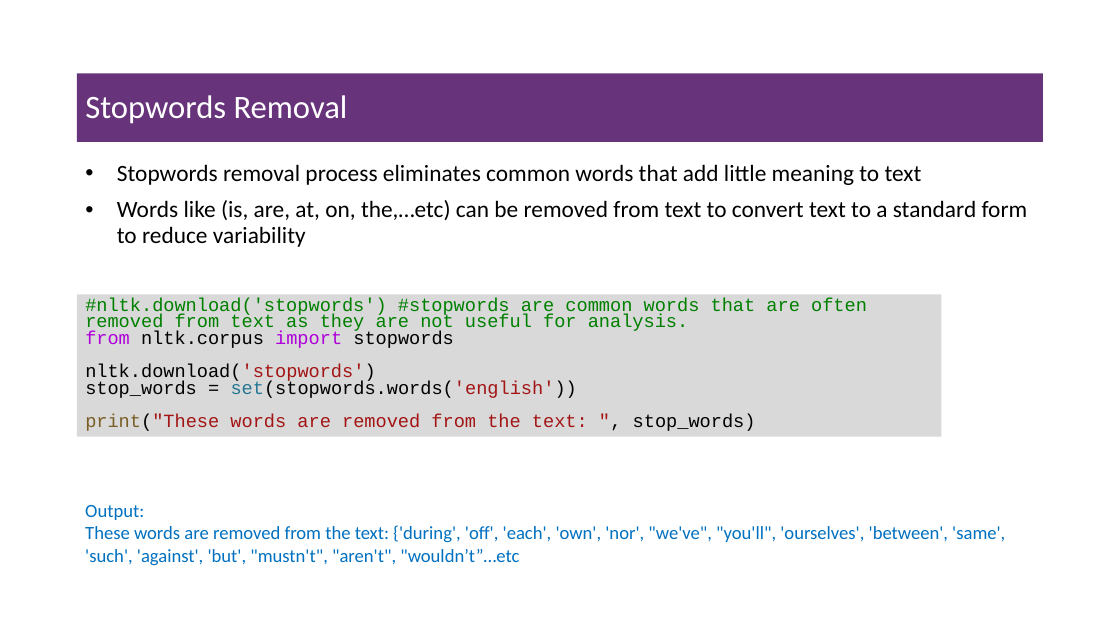
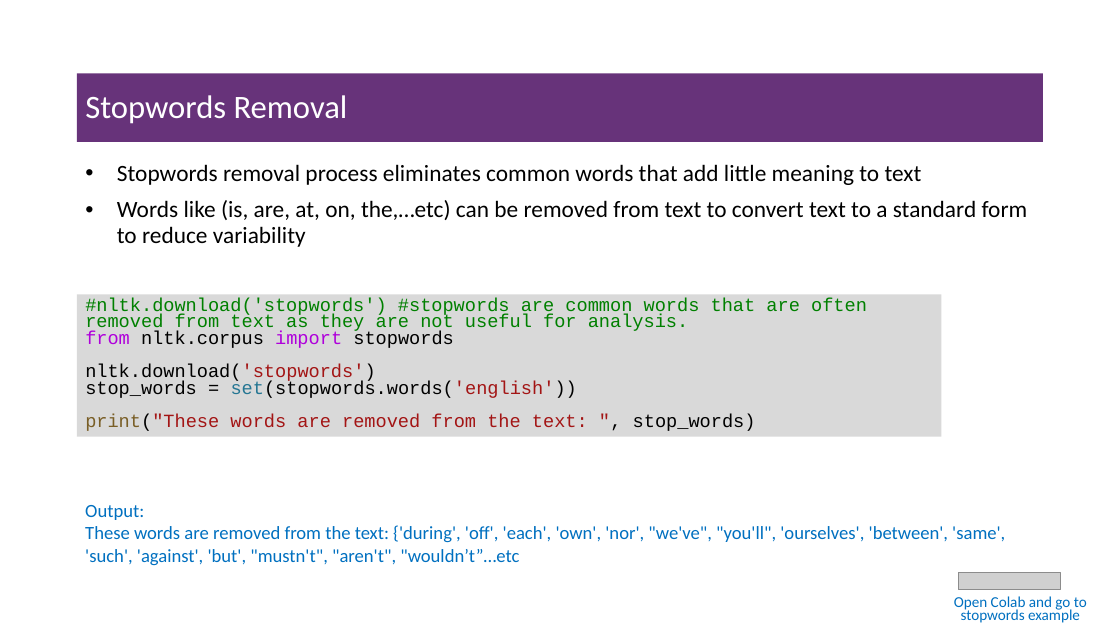
Before and after one commit to msfasha/307307-BI-Methods, a slide deck: slide 13 of 20242-NLP-LLM/lecture notes/Part 1 - Introduction to NLP/1.1-introduction to NLP.pptx. Drawn at 1120x630 pixels with LibreOffice and Linux fonts; fonts in the diff are those of the drawing; grey boxes stand for pictures; background and template pictures are left out. Boxes give left, top, right and bottom in pixels: in the first picture for what was removed or moved away, otherwise in the second. Text is boxed around its words. In the diff, an @@ line names an element or a change of style, - is before the commit and + after.

```diff
--- a/20242-NLP-LLM/lecture notes/Part 1 - Introduction to NLP/1.1-introduction to NLP.pptx
+++ b/20242-NLP-LLM/lecture notes/Part 1 - Introduction to NLP/1.1-introduction to NLP.pptx
@@ text added at (954,596,1087,623), 12.9 pt, text #0070C0 @@
+Open Colab and go to stopwords example
@@ picture added at (959,572,1061,590) @@
```
Also in this commit, not shown: 7 other slides changed, 11 slides added, 1 slide removed, 14 other files.
